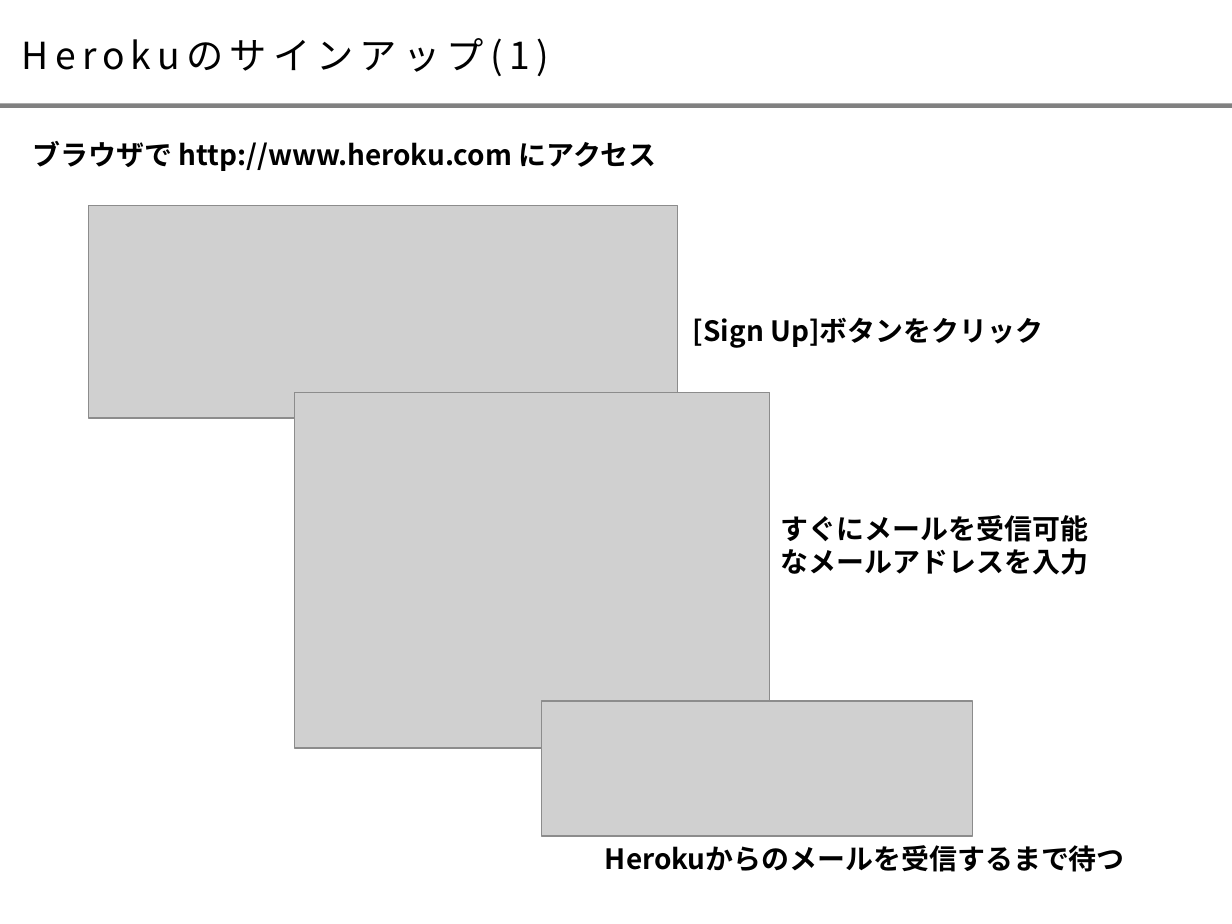
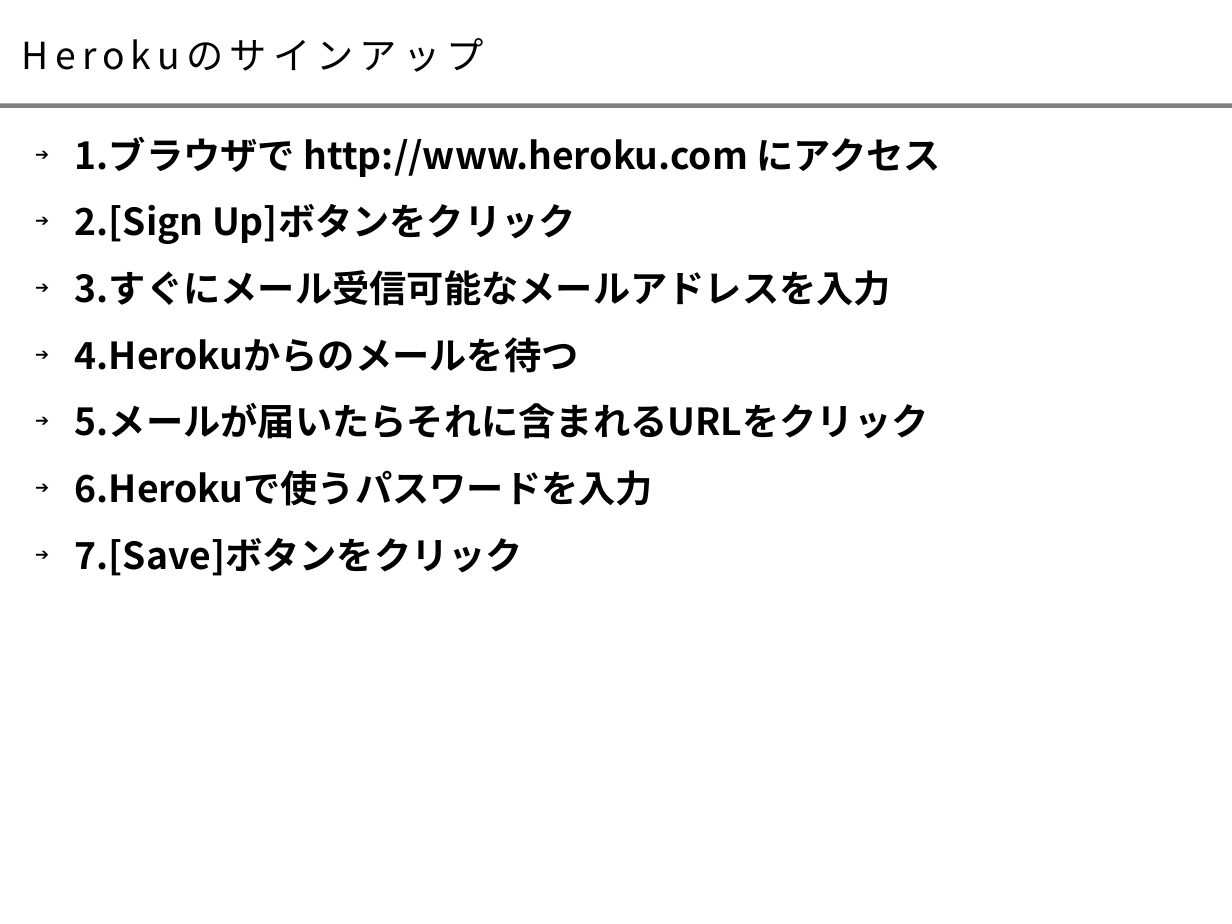
Before and after one commit to takaokouji/sitw16-hello, a slide deck: slide 5 of doc/startup_ruby_paas.odp (slide 7 before the commit). Drawn at 1232x924 pixels with LibreOffice and Linux fonts; fonts in the diff are those of the drawing; grey boxes stand for pictures. Boxes give left, top, right and bottom in pixels: in the first picture for what was removed or moved away, otherwise in the second. Text is boxed around its words. In the diff, an @@ line names an element or a change of style, - is before the commit and + after.

```diff
--- a/doc/startup_ruby_paas.odp
+++ b/doc/startup_ruby_paas.odp
@@ title at (x1=22, y1=38, x2=484, y2=72): text changed @@
-Herokuのサインアップ(1)
+Herokuのサインアップ
@@ text removed at (x1=33, y1=141, x2=657, y2=171) @@
-ブラウザで http://www.heroku.com にアクセス
@@ text added at (x1=75, y1=137, x2=940, y2=576), 24 pt, text #000000, bold @@
+➔ 1.ブラウザで http://www.heroku.com にアクセス
+➔ 2.[Sign Up]ボタンをクリック
+➔ 3.すぐにメール受信可能なメールアドレスを入力
+➔ 4.Herokuからのメールを待つ
+➔ 5.メールが届いたらそれに含まれるURLをクリック
+➔ 6.Herokuで使うパスワードを入力
+➔ 7.[Save]ボタンをクリック
@@ picture removed at (x1=88, y1=206, x2=677, y2=418) @@
@@ text removed at (x1=693, y1=317, x2=1043, y2=348) @@
-[Sign Up]ボタンをクリック
@@ picture removed at (x1=294, y1=392, x2=770, y2=748) @@
@@ text removed at (x1=781, y1=515, x2=1088, y2=575) @@
-すぐにメールを受信可能なメールアドレスを入力
@@ picture removed at (x1=541, y1=701, x2=973, y2=836) @@
@@ text removed at (x1=605, y1=845, x2=1125, y2=872) @@
-Herokuからのメールを受信するまで待つ
```
Also in this commit, not shown: 8 other slides changed, 4 slides removed.
